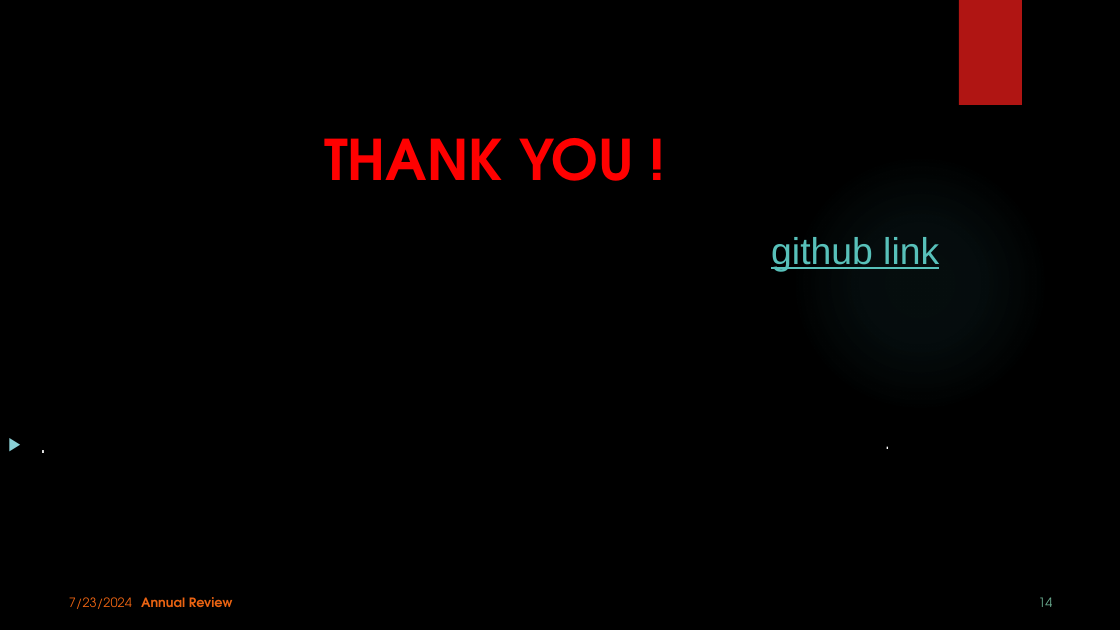
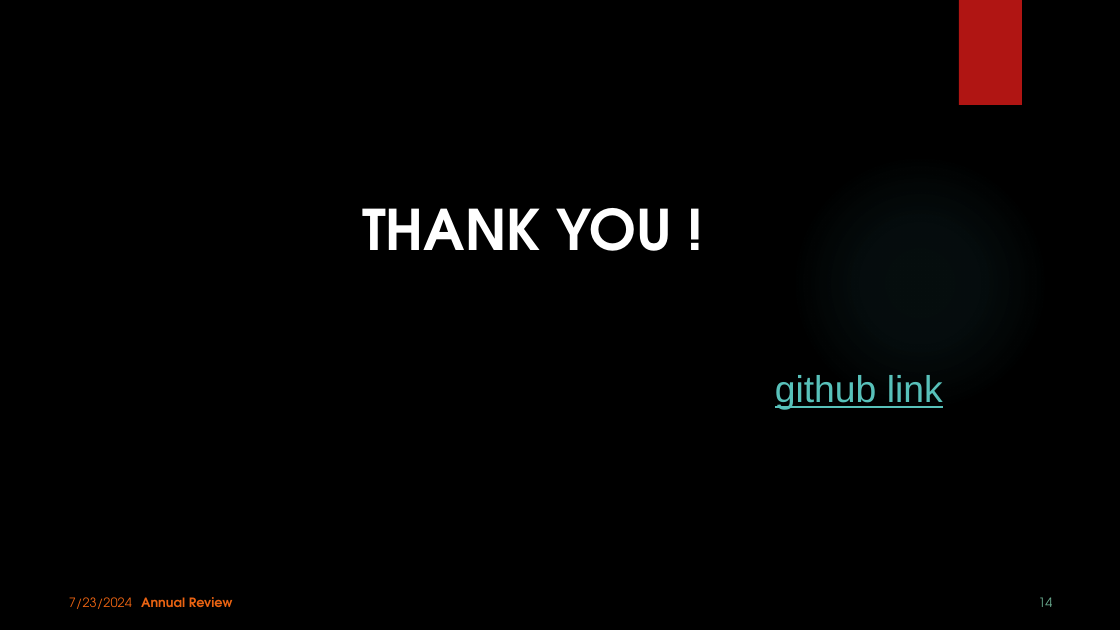
Before and after one commit to Tejas3400/PowerBi_Final_Project, a slide deck: slide 14 of PPT_PoweBi_FinalProject_TejasDhamane.pptx. Drawn at 1120x630 pixels with LibreOffice and Linux fonts; fonts in the diff are those of the drawing; background and template pictures are left out. Boxes give left, top, right and bottom in pixels: in the first picture for what was removed or moved away, otherwise in the second. Text is boxed around its words. In the diff, an @@ line names an element or a change of style, - is before the commit and + after.

```diff
--- a/PPT_PoweBi_FinalProject_TejasDhamane.pptx
+++ b/PPT_PoweBi_FinalProject_TejasDhamane.pptx
@@ title "THANK YOU !": place and size @@
-title "THANK YOU !" at (324, 138, 634, 181)
+title "THANK YOU !" at (362, 208, 672, 251)
@@ title "THANK YOU !" at (362, 208, 672, 251): text colour #FF0000 to #FFFFFF @@
@@ text "github link": place and size @@
-text "github link" at (771, 237, 939, 272)
+text "github link" at (775, 375, 943, 410)
@@ text removed at (0, 427, 197, 528) @@
-▶ .
```
